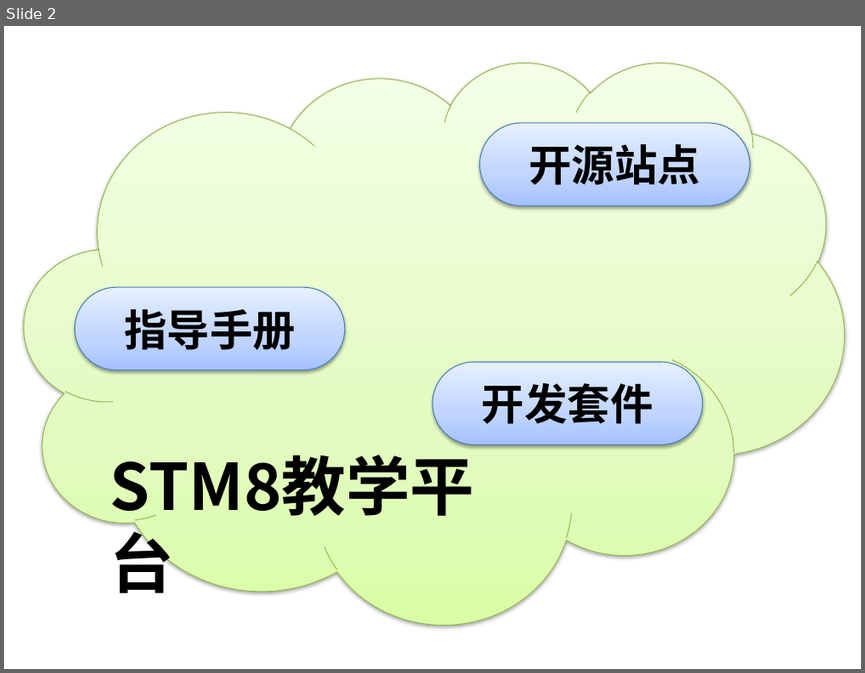
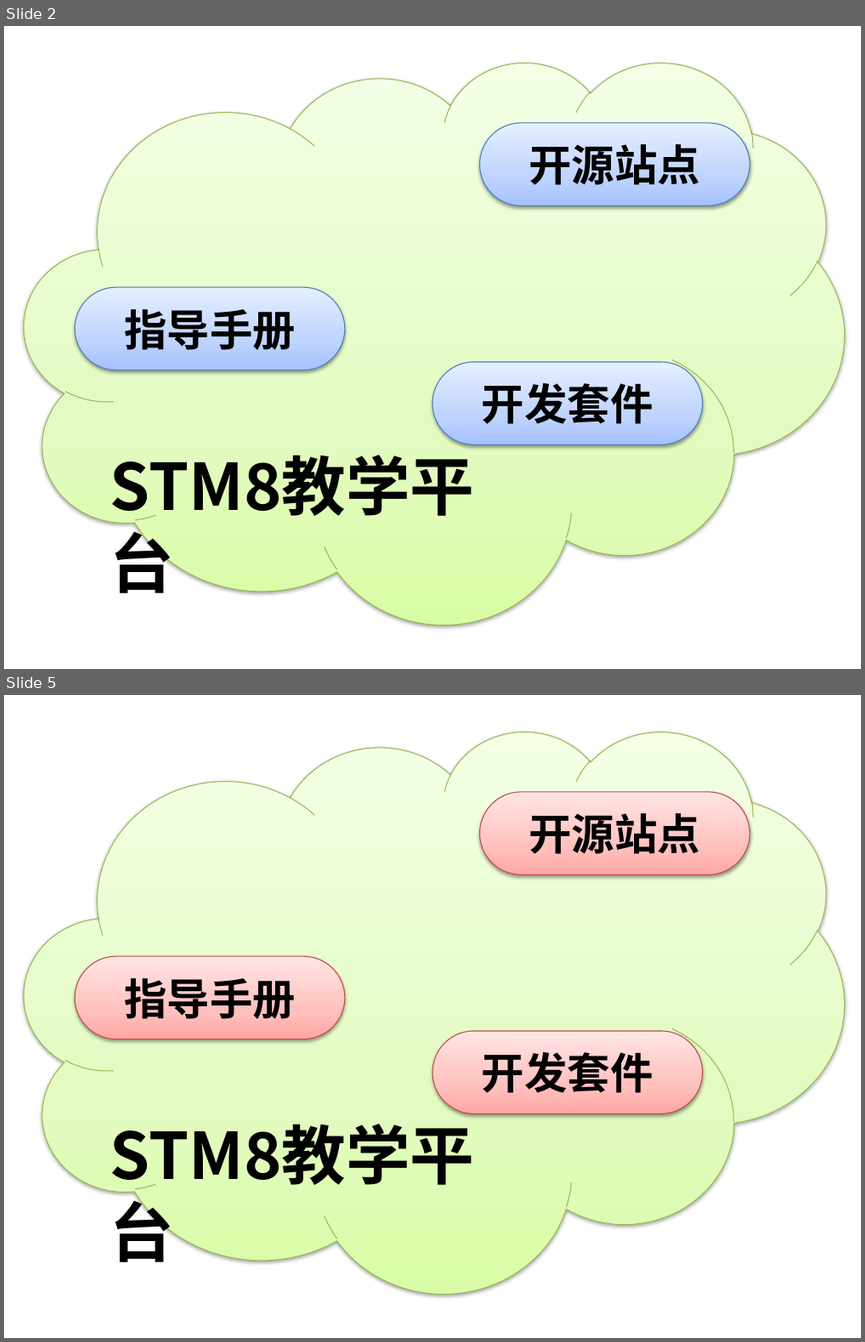
Before and after one commit to dimitarm1/STM8teach, a slide deck: paper/pic.pptx. Shown one above the other, each under a label of ours: slide 2 before the commit, slides 2 and 5 after it; the slides between them are not shown. The pictures are 865x673 and 865x1342 pixels, drawn with LibreOffice and Linux fonts; fonts in the diff are those of the drawing. Boxes give left, top, right and bottom in pixels: in the first picture for what was removed or moved away, otherwise in the second. Text is boxed around its words. In the diff, an @@ line names an element or a change of style, - is before the commit and + after.

```diff
--- a/paper/pic.pptx
+++ b/paper/pic.pptx
@@ slide 5 added at (x1=4, y1=695, x2=861, y2=1338), background #FFFFFF @@
@@ cloud added at (x1=24, y1=730, x2=845, y2=1292), fill gradient #DAFDA7 to #E4FCC2 to #F5FFE7, outline #98B955 0.75 pt @@
@@ rounded rectangle added at (x1=479, y1=792, x2=749, y2=875), fill gradient #FFA6A5 to #FFC0BF to #FFE7E7, outline #BF4C48 0.75 pt, 36 pt, text #000000, bold @@
+开源站点
@@ rounded rectangle added at (x1=75, y1=956, x2=345, y2=1039), fill gradient #FFA6A5 to #FFC0BF to #FFE7E7, outline #BF4C48 0.75 pt, 36 pt, text #000000, bold @@
+指导手册
@@ rounded rectangle added at (x1=432, y1=1031, x2=703, y2=1114), fill gradient #FFA6A5 to #FFC0BF to #FFE7E7, outline #BF4C48 0.75 pt, 36 pt, text #000000, bold @@
+开发套件
@@ text added at (x1=102, y1=1111, x2=506, y2=1197), 54 pt, text #000000, bold @@
+STM8教学平台
```
Also in this commit, not shown: 4 other slides added, 21 other files.
